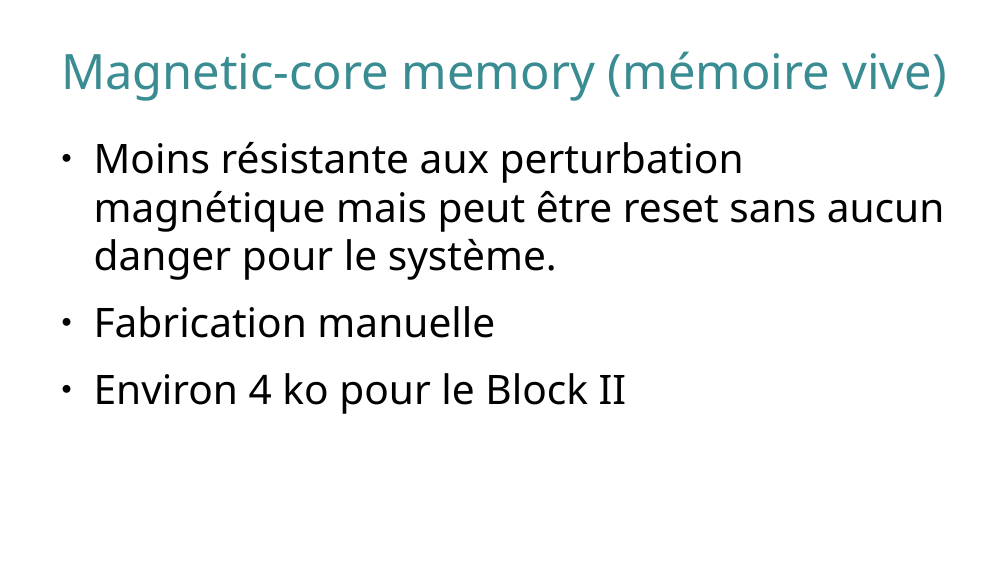
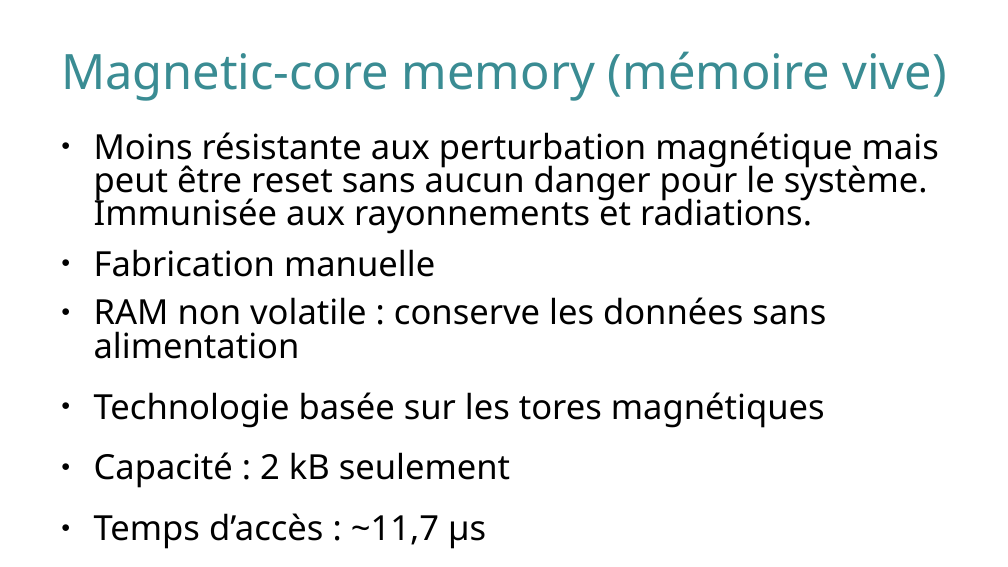
Before and after one commit to RegameyManuel/Presentation-AGC, a slide deck: slide 22 of AGC-Presentation.odp (slide 15 before the commit). Drawn at 1008x567 pixels with LibreOffice and Linux fonts; fonts in the diff are those of the drawing. Boxes give left, top, right and bottom in pixels: in the first picture for what was removed or moved away, otherwise in the second. Text is boxed around its words. In the diff, an @@ line names an element or a change of style, - is before the commit and + after.

Commit message:
MàJ slide

```diff
--- a/AGC-Presentation.odp
+++ b/AGC-Presentation.odp
@@ text at <box>94,132,939,234</box>: text changed; size 32 to 27.2 pt @@
-● Moins résistante aux perturbation magnétique mais peut être reset sans aucun danger pour le système.
+● Moins résistante aux perturbation magnétique mais peut être reset sans aucun danger pour le système. Immunisée aux rayonnements et radiations.
@@ text at <box>94,249,435,277</box>: size 32 to 27.2 pt in "Fabrication manuelle"; line spacing 1 to 0.8 @@
@@ text at <box>94,297,826,549</box>: text changed; size 32 to 27.2 pt @@
-● Environ 4 ko pour le Block II
+● RAM non volatile : conserve les données sans alimentation
+● Technologie basée sur les tores magnétiques
+● Capacité : 2 kB seulement
+● Temps d’accès : ~11,7 µs
```
Also in this commit, not shown: 7 slides added, 2 slides removed, 1 other file.
